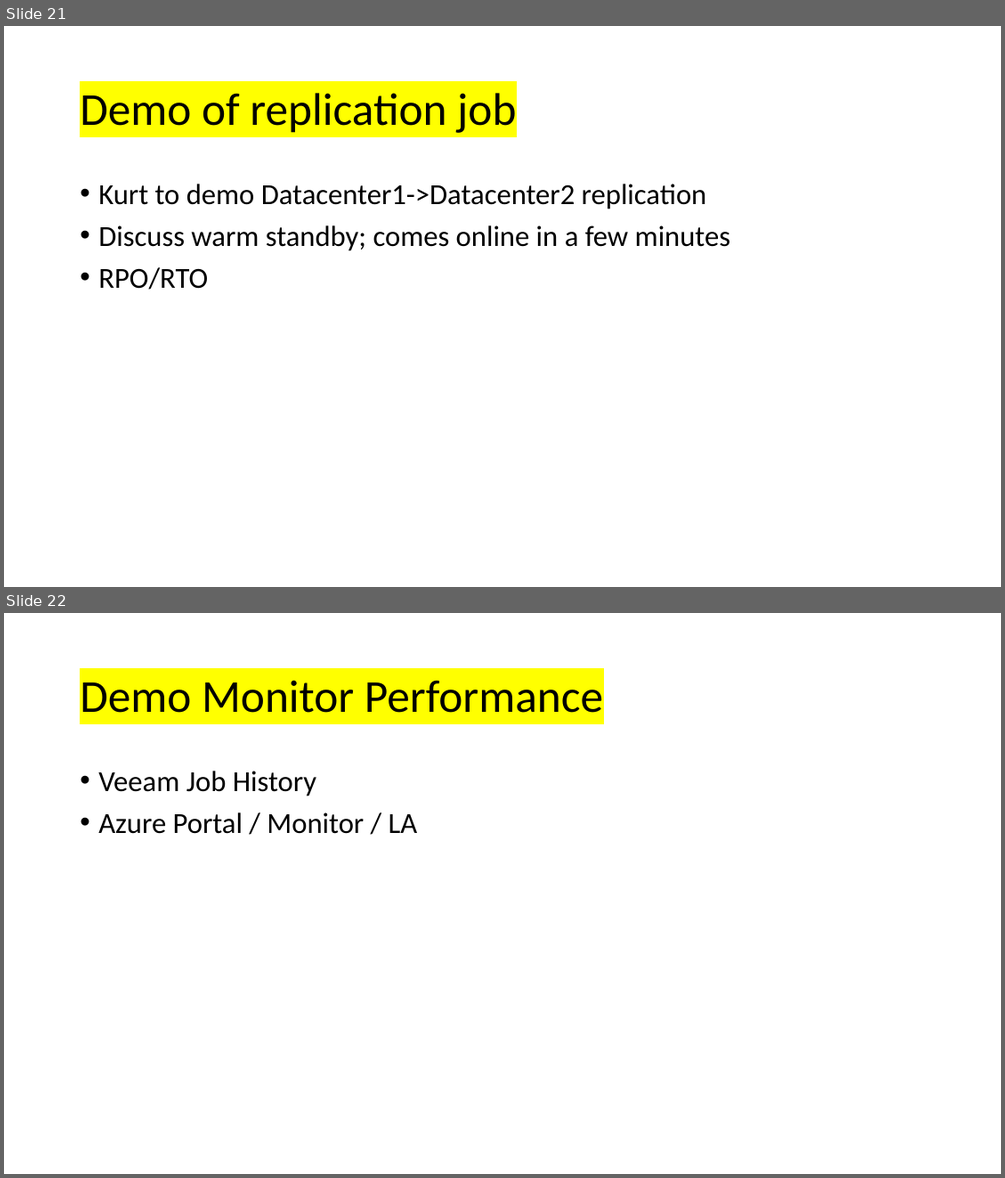
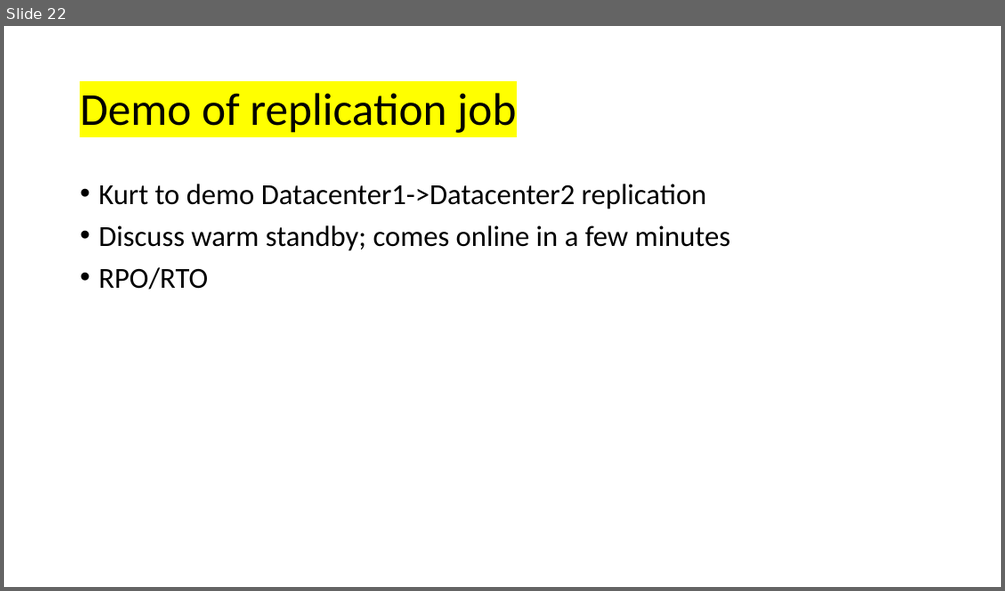
Before and after one commit to dkirby-ms/VeeamOnAzureLab, a slide deck: Veeam Lab Guide.pptx. Shown one above the other, each under a label of ours: slides 21 and 22 before the commit, slide 22 after it. The pictures are 1005x1178 and 1005x591 pixels, drawn with LibreOffice and Linux fonts; fonts in the diff are those of the drawing. Boxes give left, top, right and bottom in pixels: in the first picture for what was removed or moved away, otherwise in the second. Text is boxed around its words. In the diff, an @@ line names an element or a change of style, - is before the commit and + after.

```diff
--- a/Veeam Lab Guide.pptx
+++ b/Veeam Lab Guide.pptx
@@ slide 22 removed at (4,613,1001,1174), background #FFFFFF @@
@@ title removed at (80,680,603,713) @@
-Demo Monitor Performance
@@ text removed at (98,771,418,834) @@
-• Veeam Job History
-• Azure Portal / Monitor / LA
@@ what was slide 21 is now slide 22 @@
```
Also in this commit, not shown: 5 slides changed, 2 slides added.
